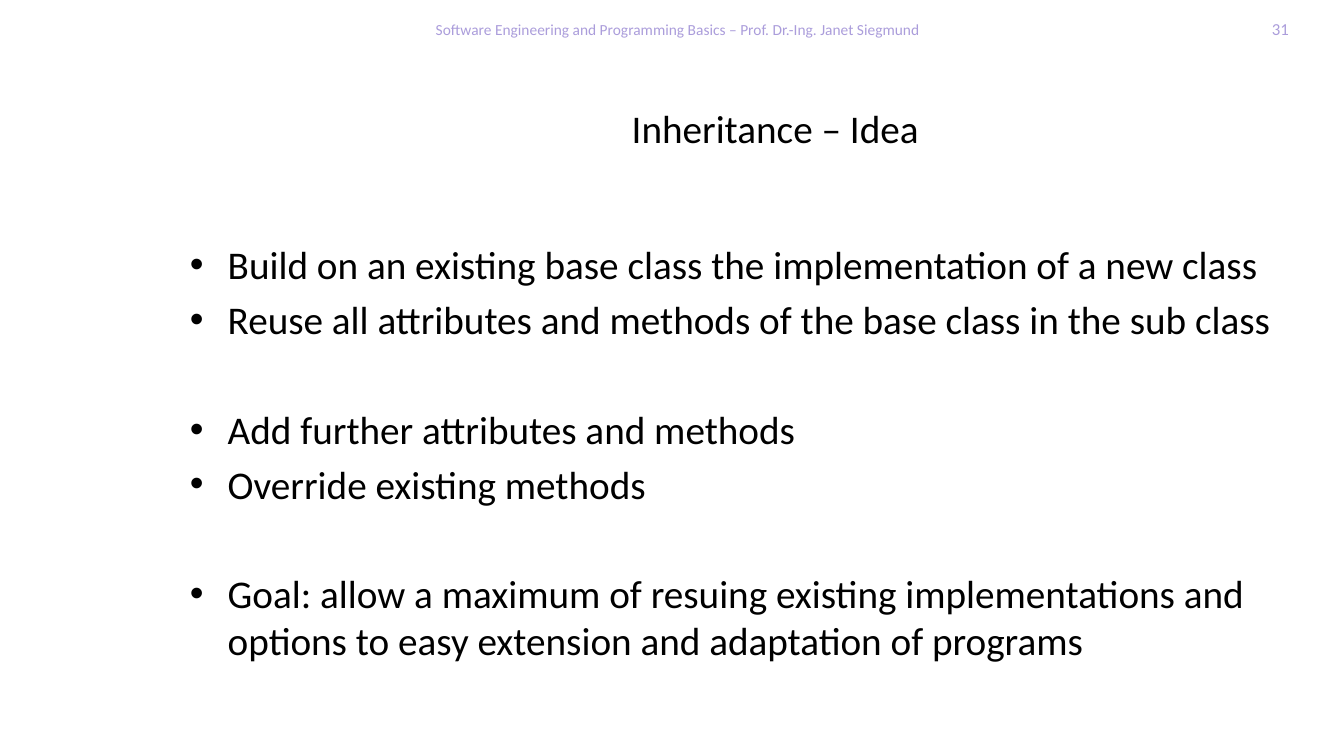
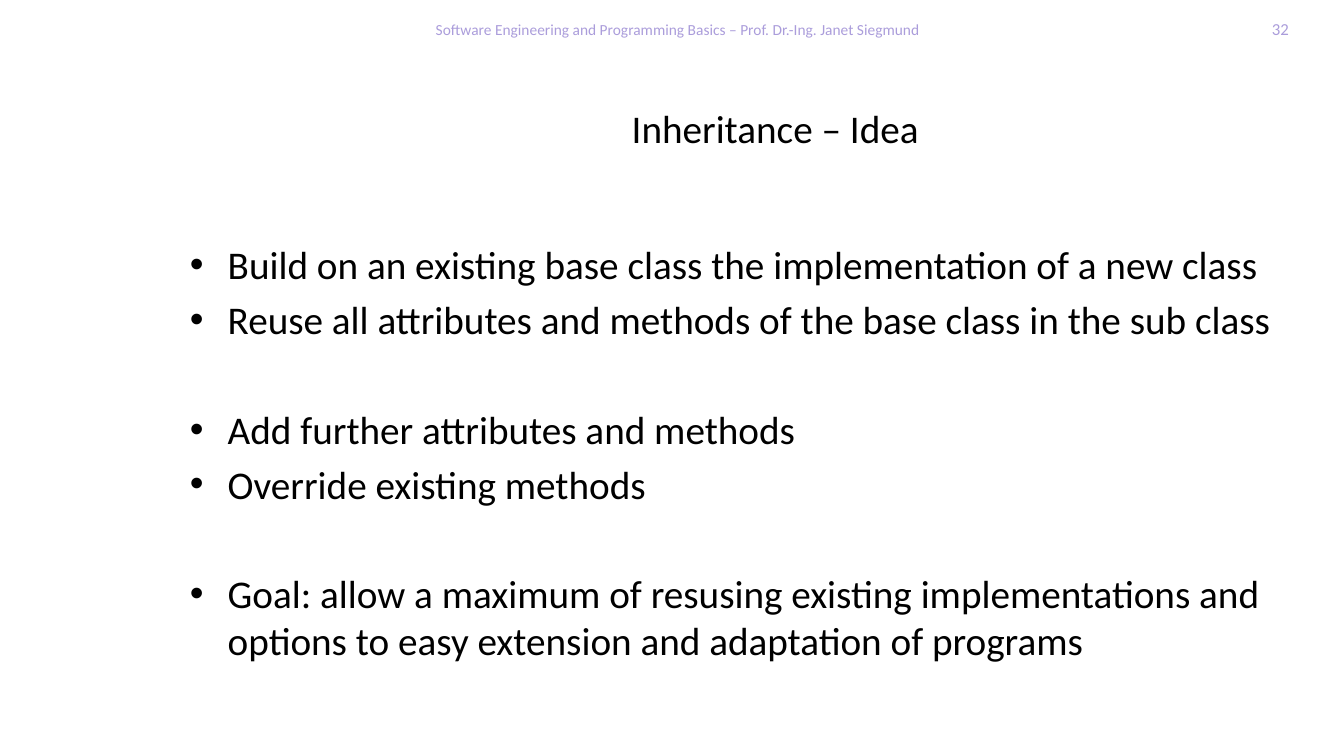
Before and after one commit to feigensp/lehre, a slide deck: slide 32 of se_prog/slides/09_Polymorphism.pptx (slide 31 before the commit). Drawn at 1344x756 pixels with LibreOffice and Linux fonts; fonts in the diff are those of the drawing; background and template pictures are left out. Boxes give left, top, right and bottom in pixels: in the first picture for what was removed or moved away, otherwise in the second. Text is boxed around its words. In the diff, an @@ line names an element or a change of style, - is before the commit and + after.

```diff
--- a/se_prog/slides/09_Polymorphism.pptx
+++ b/se_prog/slides/09_Polymorphism.pptx
@@ page number at [1272,24,1289,35]: text changed @@
-31
+32
@@ text at [228,580,1259,662]: text changed @@
-• Goal: allow a maximum of resuing existing implementations and options to easy extension and adaptation of programs
+• Goal: allow a maximum of resusing existing implementations and options to easy extension and adaptation of programs
```
Also in this commit, not shown: 15 other slides changed, 1 slide added, 3 other files.
